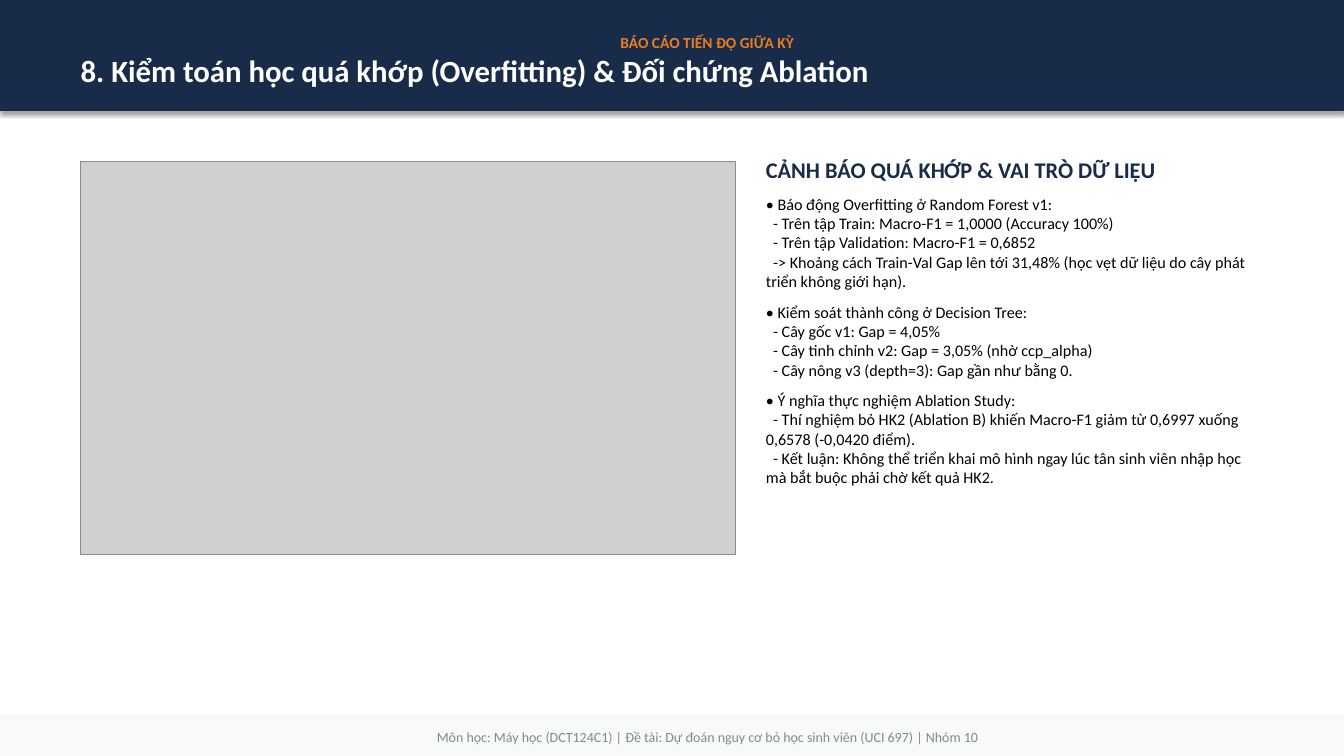
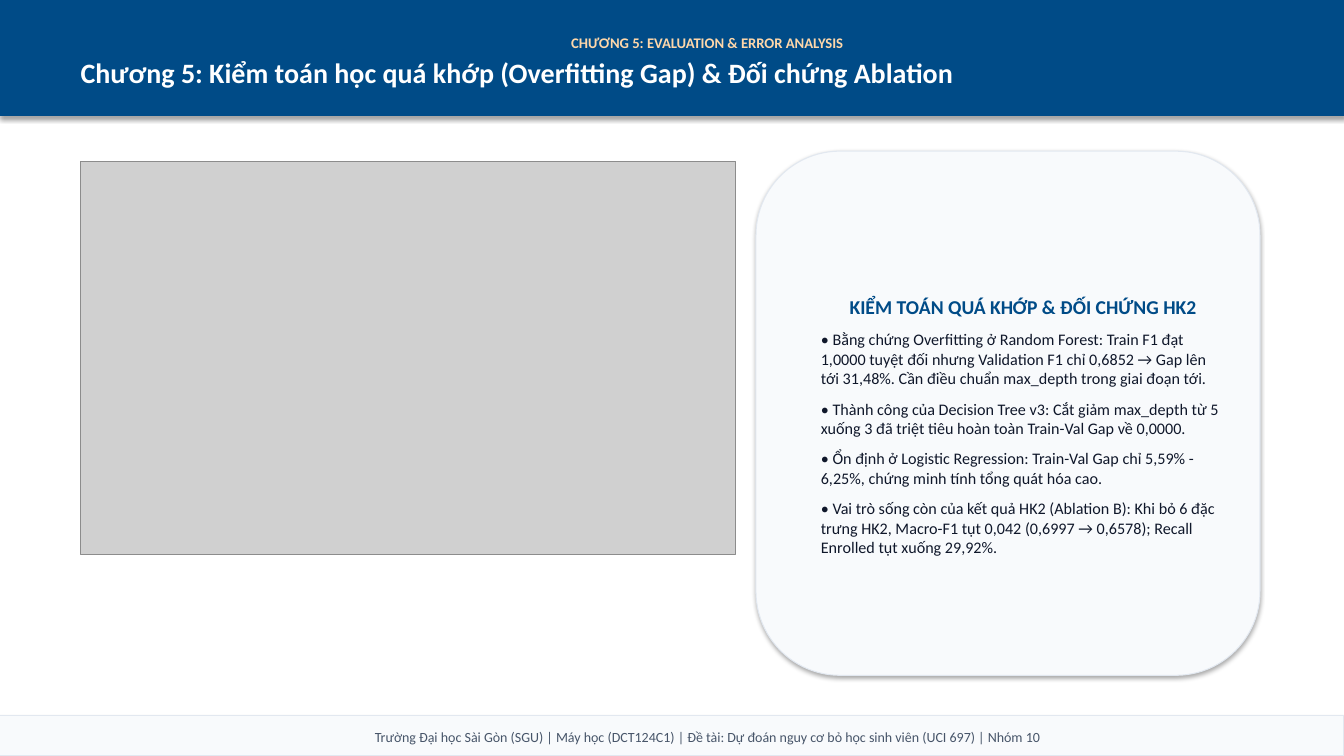
Before and after one commit to Kazuken123/DCT124C1-MH-Nhom, a slide deck: slide 10 of final/reports/BaoCao_TienDo_GiuaKy_Nhom10.pptx (slide 9 before the commit). Drawn at 1344x756 pixels with LibreOffice and Linux fonts; fonts in the diff are those of the drawing; grey boxes stand for pictures. Boxes give left, top, right and bottom in pixels: in the first picture for what was removed or moved away, otherwise in the second. Text is boxed around its words. In the diff, an @@ line names an element or a change of style, - is before the commit and + after.

Commit message:
Chuan hoa bao cao Word va slide PPTX theo format CRISP-DM va phong cach SGU

```diff
--- a/final/reports/BaoCao_TienDo_GiuaKy_Nhom10.pptx
+++ b/final/reports/BaoCao_TienDo_GiuaKy_Nhom10.pptx
@@ rectangle "CHƯƠNG 5: EVALUATION & ERROR ..." resized from (x1=0, y1=0, x2=1344, y2=111) to (x1=0, y1=0, x2=1344, y2=116) @@
@@ rectangle "CHƯƠNG 5: EVALUATION & ERROR ..." at (x1=0, y1=0, x2=1344, y2=116): fill #182B49 to #004B87; outline #182B49 0.75 pt to #004B87 0.75 pt @@
@@ text in rectangle at (x1=81, y1=37, x2=953, y2=88): text changed; size 22 to 20 pt @@
-BÁO CÁO TIẾN ĐỘ GIỮA KỲ
-8. Kiểm toán học quá khớp (Overfitting) & Đối chứng Ablation
+CHƯƠNG 5: EVALUATION & ERROR ANALYSIS
+Chương 5: Kiểm toán học quá khớp (Overfitting Gap) & Đối chứng Ablation
@@ rounded rectangle "KIỂM TOÁN QUÁ KHỚP & ..." resized from (x1=766, y1=159, x2=1245, y2=486) to (x1=756, y1=151, x2=1260, y2=676) @@
@@ rounded rectangle "KIỂM TOÁN QUÁ KHỚP & ..." at (x1=756, y1=151, x2=1260, y2=676): vertical alignment top to middle; fill none to #F8FAFC; outline none to #E2E8F0 0.75 pt; shadow on @@
@@ text in rounded rectangle at (x1=821, y1=298, x2=1218, y2=556): text changed; text colour #000000 to #0F172A @@
-CẢNH BÁO QUÁ KHỚP & VAI TRÒ DỮ LIỆU
-• Báo động Overfitting ở Random Forest v1:
-- Trên tập Train: Macro-F1 = 1,0000 (Accuracy 100%)
-- Trên tập Validation: Macro-F1 = 0,6852
--> Khoảng cách Train-Val Gap lên tới 31,48% (học vẹt dữ liệu do cây phát triển không giới hạn).
-• Kiểm soát thành công ở Decision Tree:
-- Cây gốc v1: Gap = 4,05%
-- Cây tinh chỉnh v2: Gap = 3,05% (nhờ ccp_alpha)
-- Cây nông v3 (depth=3): Gap gần như bằng 0.
-• Ý nghĩa thực nghiệm Ablation Study:
-- Thí nghiệm bỏ HK2 (Ablation B) khiến Macro-F1 giảm từ 0,6997 xuống 0,6578 (-0,0420 điểm).
-- Kết luận: Không thể triển khai mô hình ngay lúc tân sinh viên nhập học mà bắt buộc phải chờ kết quả HK2.
+KIỂM TOÁN QUÁ KHỚP & ĐỐI CHỨNG HK2
+• Bằng chứng Overfitting ở Random Forest: Train F1 đạt 1,0000 tuyệt đối nhưng Validation F1 chỉ 0,6852 → Gap lên tới 31,48%. Cần điều chuẩn max_depth trong giai đoạn tới.
+• Thành công của Decision Tree v3: Cắt giảm max_depth từ 5 xuống 3 đã triệt tiêu hoàn toàn Train-Val Gap về 0,0000.
+• Ổn định ở Logistic Regression: Train-Val Gap chỉ 5,59% - 6,25%, chứng minh tính tổng quát hóa cao.
+• Vai trò sống còn của kết quả HK2 (Ablation B): Khi bỏ 6 đặc trưng HK2, Macro-F1 tụt 0,042 (0,6997 → 0,6578); Recall Enrolled tụt xuống 29,92%.
@@ rectangle "Trường Đại học Sài Gòn ..." at (x1=0, y1=716, x2=1344, y2=756): fill #F8F9FA to #F8FAFC; outline #F8F9FA 0.75 pt to #E2E8F0 0.75 pt @@
@@ text in rectangle at (x1=375, y1=731, x2=1040, y2=745): text changed; text colour #7F8C8D to #475569 @@
-Môn học: Máy học (DCT124C1) | Đề tài: Dự đoán nguy cơ bỏ học sinh viên (UCI 697) | Nhóm 10
+Trường Đại học Sài Gòn (SGU) | Máy học (DCT124C1) | Đề tài: Dự đoán nguy cơ bỏ học sinh viên (UCI 697) | Nhóm 10
```
Also in this commit, not shown: 8 other slides changed, 3 slides added, 3 slides removed, 2 other files.
